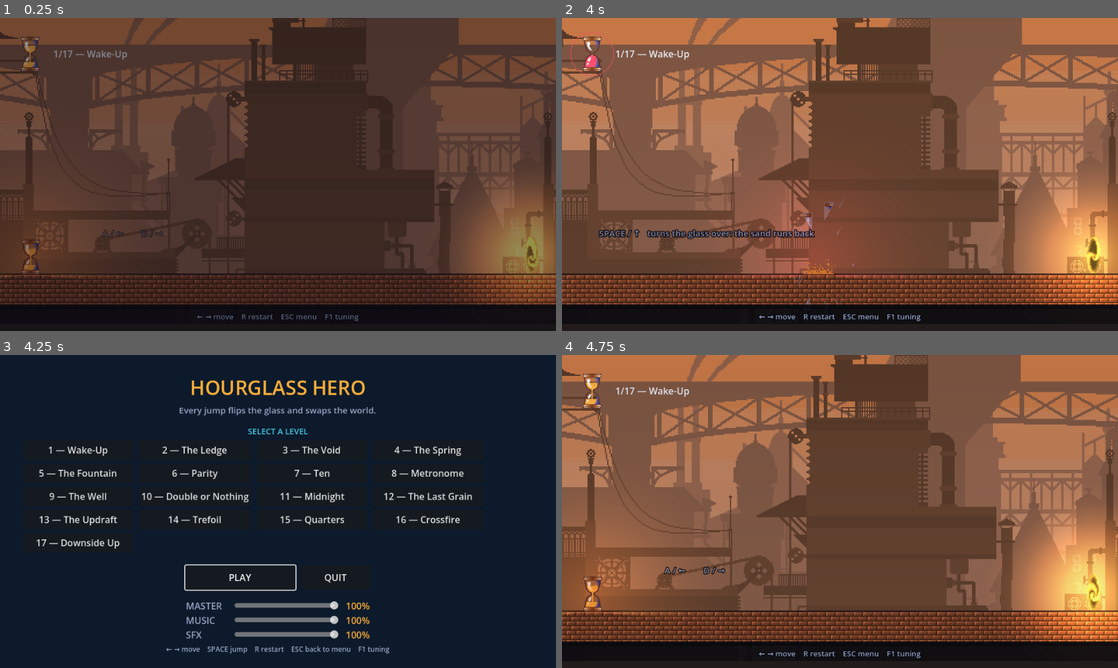
Above: before the commit, frames 1-4 (two rows, left to right).
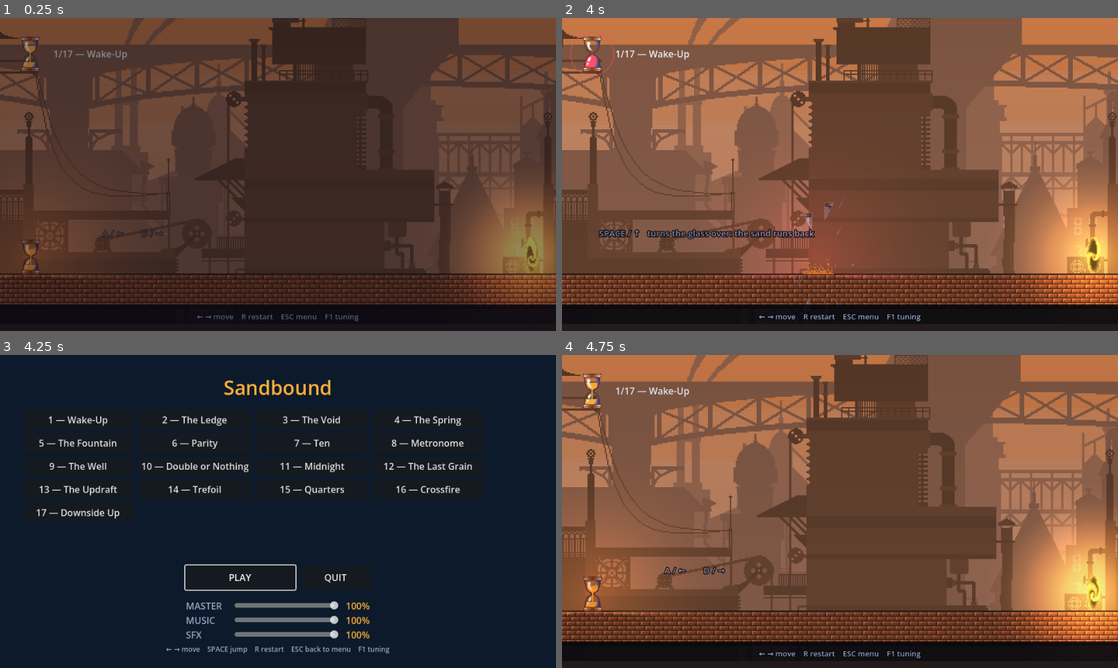
Above: after the commit, the same moments.

Repository: Athryell/GMTK-Game-Jam-2026
Game: Godot game, scene res://scenes/main.tscn
Two runs of this game, one before a commit and one after it. Both use one fixed random seed, a clock stepped at 60 frames per second and the inputs below. Sound files missing from this copy of the repository are replaced by a short silence.
Inputs:
- Up to frame 1 (0.25 s): no input
- Up to frame 2 (4 s): hold Space (jump) 0.53-1.28 s; hold Right (move_right) 0.53-2.03 s; tap Space (jump) at 1.35, 1.52, 1.82, 2.85, 3.02, 3.32 s; hold Left (move_left) 2.03-2.78 s; hold Space (jump) 2.03-2.78 s; hold Right (move_right) from 2.78 s (still down); hold Space (jump) from 3.53 s (still down)
- Up to frame 3 (4.25 s): keep holding Right (move_right); keep holding Space (jump); tap Escape (menu) at 4.15 s
- Up to frame 4 (4.75 s): release Right (move_right) at 4.25 s; release Space (jump) at 4.25 s; click "PLAY" at 4.25 s

Frames 1-2 are identical in both runs. In frame 3, 5.9% of the frame differs, in the area x 6-85%, y 8-62%; in frame 4, nothing differs.

Commit message:
Name the game Sandbound and drop the menu subtitles
Co-Authored-By: Claude Opus 5 <noreply@anthropic.com>

Diff:
--- a/hourglass_hero_godot/scenes/ui/main_menu.tscn
+++ b/hourglass_hero_godot/scenes/ui/main_menu.tscn
@@ -39,32 +39,18 @@
 layout_mode = 2
 theme_override_colors/font_color = Color(1, 0.69, 0.227, 1)
 theme_override_font_sizes/font_size = 34
-text = "HOURGLASS HERO"
-horizontal_alignment = 1
-
-[node name="Tagline" type="Label" parent="Layout" unique_id=1182247209]
-layout_mode = 2
-theme_override_colors/font_color = Color(0.604, 0.651, 0.769, 1)
-theme_override_font_sizes/font_size = 15
-text = "Every jump flips the glass and swaps the world."
+text = "Sandbound"
 horizontal_alignment = 1
 
 [node name="Spacer" type="Control" parent="Layout" unique_id=834649907]
 custom_minimum_size = Vector2(0, 6)
 layout_mode = 2
 
-[node name="SelectLabel" type="Label" parent="Layout" unique_id=2125353388]
-layout_mode = 2
-theme_override_colors/font_color = Color(0.282, 0.792, 0.894, 1)
-theme_override_font_sizes/font_size = 14
-text = "SELECT A LEVEL"
-horizontal_alignment = 1
-
 [node name="LevelScroll" type="ScrollContainer" parent="Layout" unique_id=1821599909]
 layout_mode = 2
 size_flags_vertical = 3
+follow_focus = true
 horizontal_scroll_mode = 0
-follow_focus = true
 
 [node name="Levels" type="GridContainer" parent="Layout/LevelScroll" unique_id=1821599908]
 layout_mode = 2
@@ -93,12 +79,11 @@
 layout_mode = 2
 text = "QUIT"
 
-
-[node name="Spacer3" type="Control" parent="Layout"]
+[node name="Spacer3" type="Control" parent="Layout" unique_id=308192211]
 custom_minimum_size = Vector2(0, 6)
 layout_mode = 2
 
-[node name="Sound" parent="Layout" instance=ExtResource("2_audio")]
+[node name="Sound" parent="Layout" unique_id=559645394 instance=ExtResource("2_audio")]
 layout_mode = 2
 
 [node name="Hint" type="Label" parent="Layout" unique_id=1708571913]
Not shown: 1 places in hourglass_hero_godot/scenes/ui/main_menu.tscn that only renumber resources
